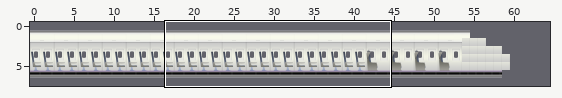
Tiled map, stored at Content/planemap.tmx. The picture above shows the old version from afar; the outline marks the close-up.
Close-up. Before:
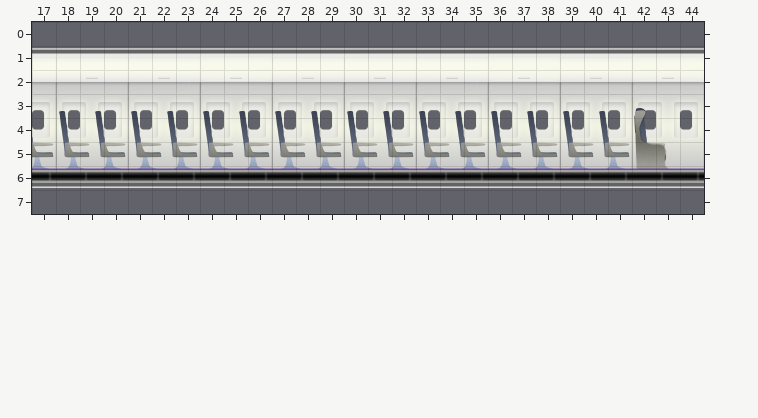
Cells are 100x100 px. Shown: x 17..44, y 0..7. The commit also changed other parts of the map, which this record leaves out. The old version is drawn lined up with the new one.
Once edited:
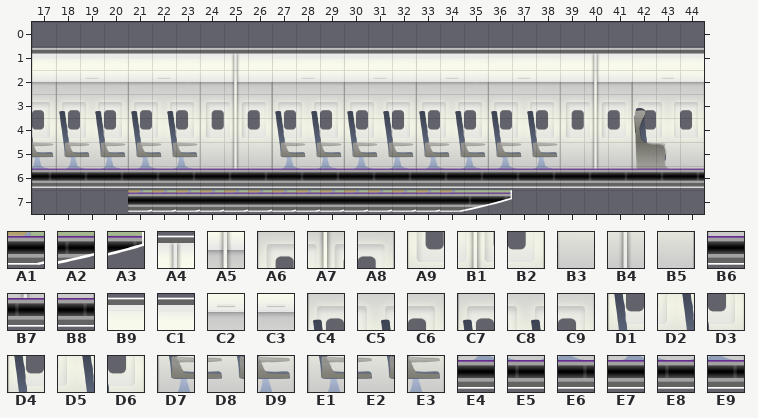
Key: from "PlaneInner-Cockpit": A1 63, A2 64, A3 65; from "PlaneInner-Partition": A4 1, A5 4, A6 6, A7 7, A8 8, A9 9, B1 10, B2 11, B3 12, B4 13, B5 14, B6 15, B7 16, B8 17; from "PlaneInner-Seating": B9 1, C1 4, C2 13, C3 16, C4 24, C5 25, C6 26, C7 27, C8 28, C9 29, D1 36, D2 37, D3 38, D4 39, D5 40, D6 41, D7 48, D8 49, D9 50, E1 51, E2 52, E3 53, E4 60, E5 61, E6 62, E7 63, E8 64, E9 65.
__ is an empty cell.
Change:
map size 60x8 -> 65x8 cells
Layer "internal":
Tile A1 is added in row 7 at x 21 to 34.
Tile A2 is added in row 7 at x 35.
Tile A3 is added in row 7 at x 36.
Tile A4 replaces tile B9 in row 1 at x 25.
Tile A4 replaces tile C1 in row 1 at x 40.
Tile A5 replaces tile C2 in row 2 at x 25.
Tile A5 replaces tile C3 in row 2 at x 40.
Tile A6 replaces tile C4 in row 3 at x 24.
Tile A6 replaces tile C7 in row 3 at x 39.
Tile A7 replaces tile C5 in row 3 at x 25.
Tile A7 replaces tile C8 in row 3 at x 40.
Tile A8 replaces tile C6 in row 3 at x 26.
Tile A8 replaces tile C9 in row 3 at x 41.
Tile A9 replaces tile D1 in row 4 at x 24.
Tile A9 replaces tile D4 in row 4 at x 39.
Tile B1 replaces tile D2 in row 4 at x 25.
Tile B1 replaces tile D5 in row 4 at x 40.
Tile B2 replaces tile D3 in row 4 at x 26.
Tile B2 replaces tile D6 in row 4 at x 41.
Tile B3 replaces tile D7 in row 5 at x 24.
Tile B3 replaces tile E1 in row 5 at x 39.
Tile B4 replaces tile D8 in row 5 at x 25.
Tile B4 replaces tile E2 in row 5 at x 40.
Tile B5 replaces tile D9 in row 5 at x 26.
Tile B5 replaces tile E3 in row 5 at x 41.
Tile B6 replaces tile E4 in row 6 at x 24.
Tile B6 replaces tile E7 in row 6 at x 39.
Tile B7 replaces tile E5 in row 6 at x 25.
Tile B7 replaces tile E8 in row 6 at x 40.
Tile B8 replaces tile E6 in row 6 at x 26.
Tile B8 replaces tile E9 in row 6 at x 41.
